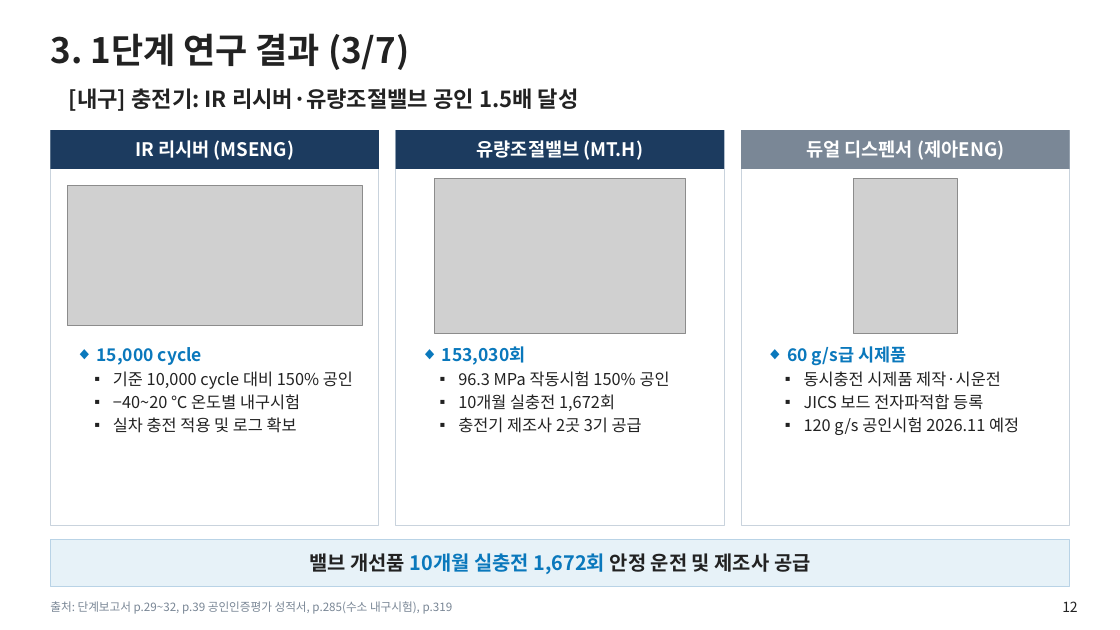
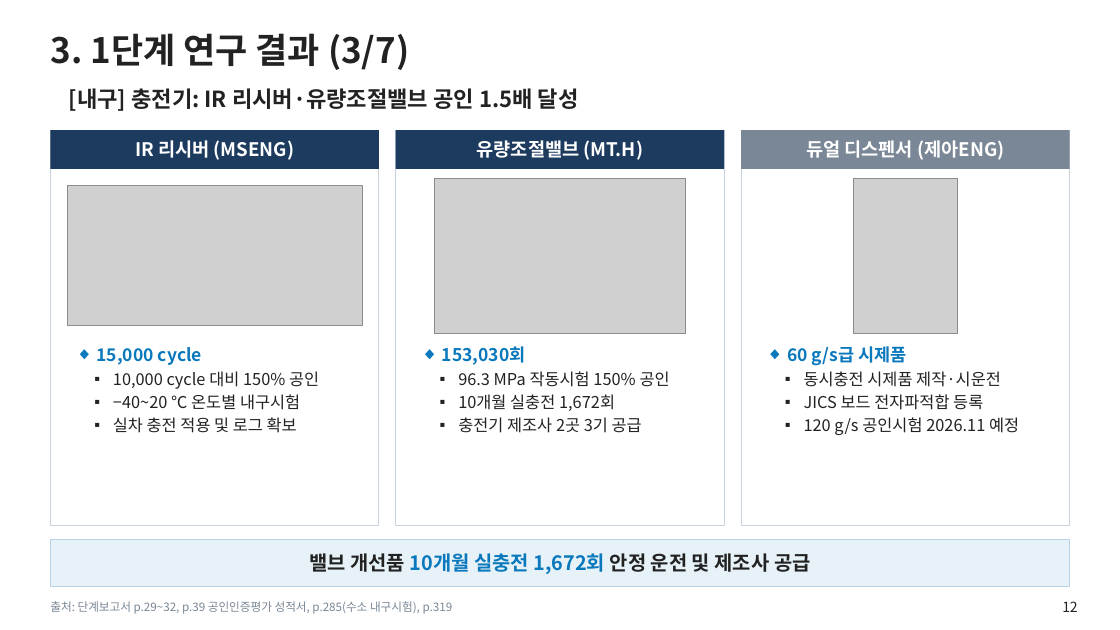
Before and after one commit to jungdw180-debug/h2, a slide deck: slide 12 of slides/1단계_단계평가_본평가판.pptx. Drawn at 1120x630 pixels with LibreOffice and Linux fonts; fonts in the diff are those of the drawing; grey boxes stand for pictures; background and template pictures are left out. Boxes give left, top, right and bottom in pixels: in the first picture for what was removed or moved away, otherwise in the second. Text is boxed around its words. In the diff, an @@ line names an element or a change of style, - is before the commit and + after.

```diff
--- a/slides/1단계_단계평가_본평가판.pptx
+++ b/slides/1단계_단계평가_본평가판.pptx
@@ text at [113,371,319,389]: text changed @@
-  ▪ 기준 10,000 cycle 대비 150% 공인
+  ▪ 10,000 cycle 대비 150% 공인
```
Also in this commit, not shown: 12 other slides changed, 1 slide added, 9 other files.
